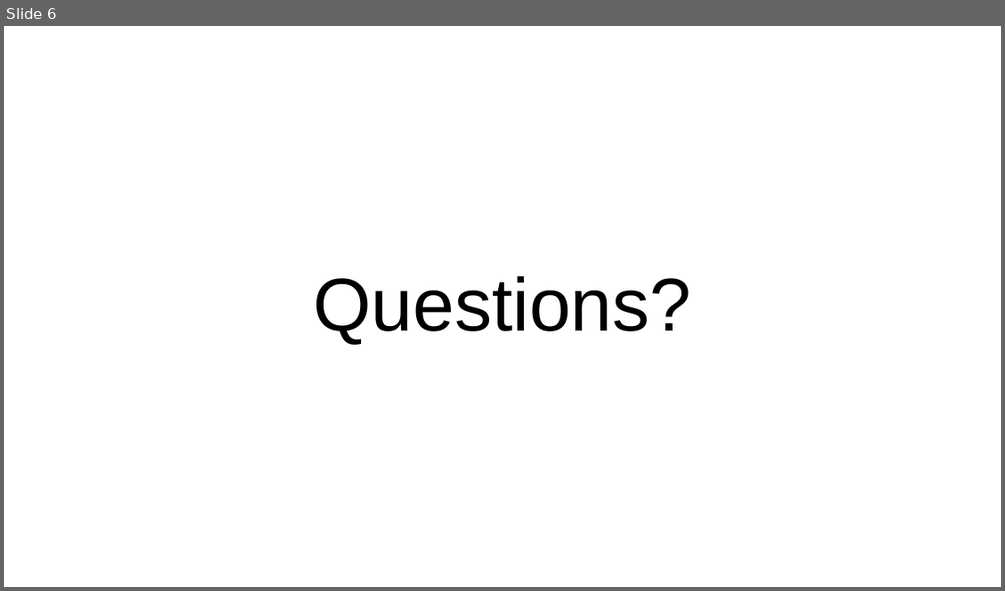
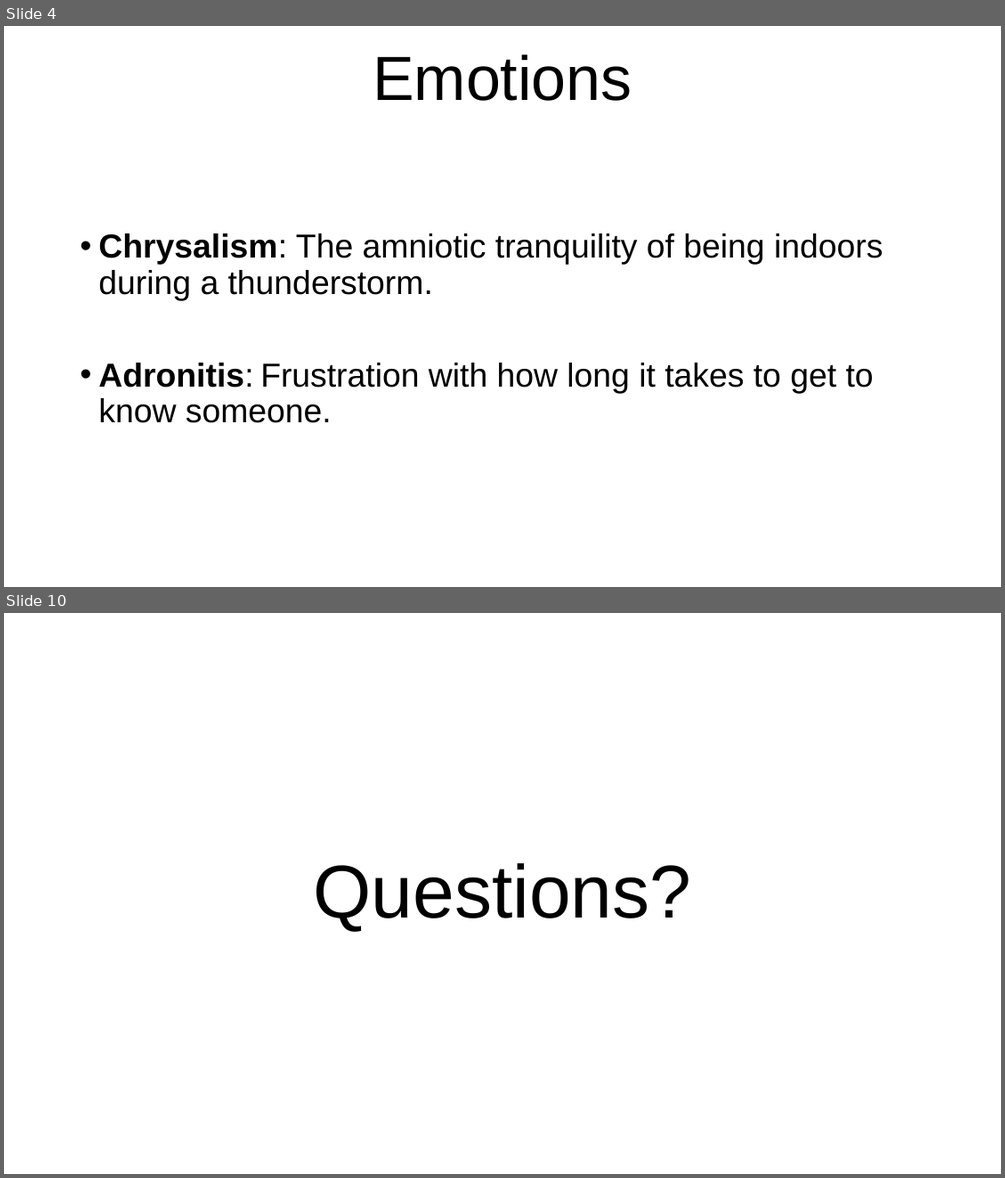
Before and after one commit to UoSGamesGroups/first-semester-group-1, a slide deck: L4_5 - Group 1/Research/Group 1 Presentation.pptx. Shown one above the other, each under a label of ours: slide 6 before the commit, slides 4 and 10 after it; the slides between them are not shown. The pictures are 1005x591 and 1005x1178 pixels, drawn with LibreOffice and Linux fonts; fonts in the diff are those of the drawing. Boxes give left, top, right and bottom in pixels: in the first picture for what was removed or moved away, otherwise in the second. Text is boxed around its words. In the diff, an @@ line names an element or a change of style, - is before the commit and + after.

```diff
--- a/L4_5 - Group 1/Research/Group 1 Presentation.pptx
+++ b/L4_5 - Group 1/Research/Group 1 Presentation.pptx
@@ slide 4 added at bbox=[4, 26, 1001, 587], background #FFFFFF @@
@@ title added at bbox=[372, 54, 632, 101], 60 pt, text #000000 @@
+Emotions
@@ text added at bbox=[98, 233, 882, 423], 32 pt, text #000000 @@
+• Chrysalism: The amniotic tranquility of being indoors during a thunderstorm.
+• Adronitis: Frustration with how long it takes to get to know someone.
@@ what was slide 6 is now slide 10 @@
```
Also in this commit, not shown: 3 slides changed, 5 other slides added, 2 slides removed.
